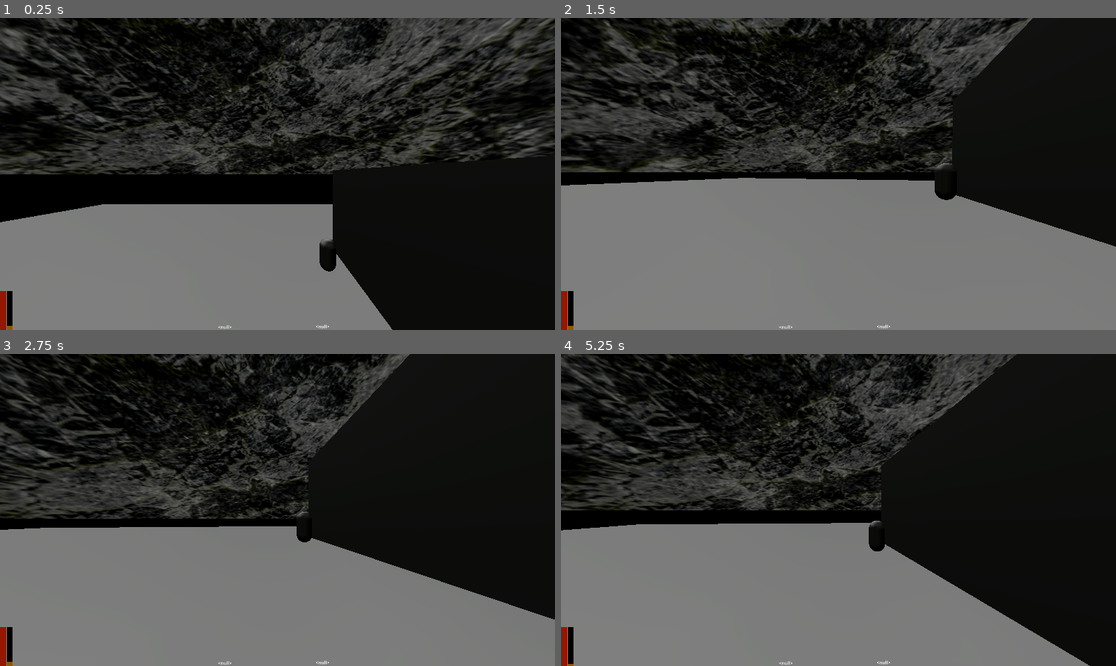
Above: before the commit, frames 1-4 (two rows, left to right).
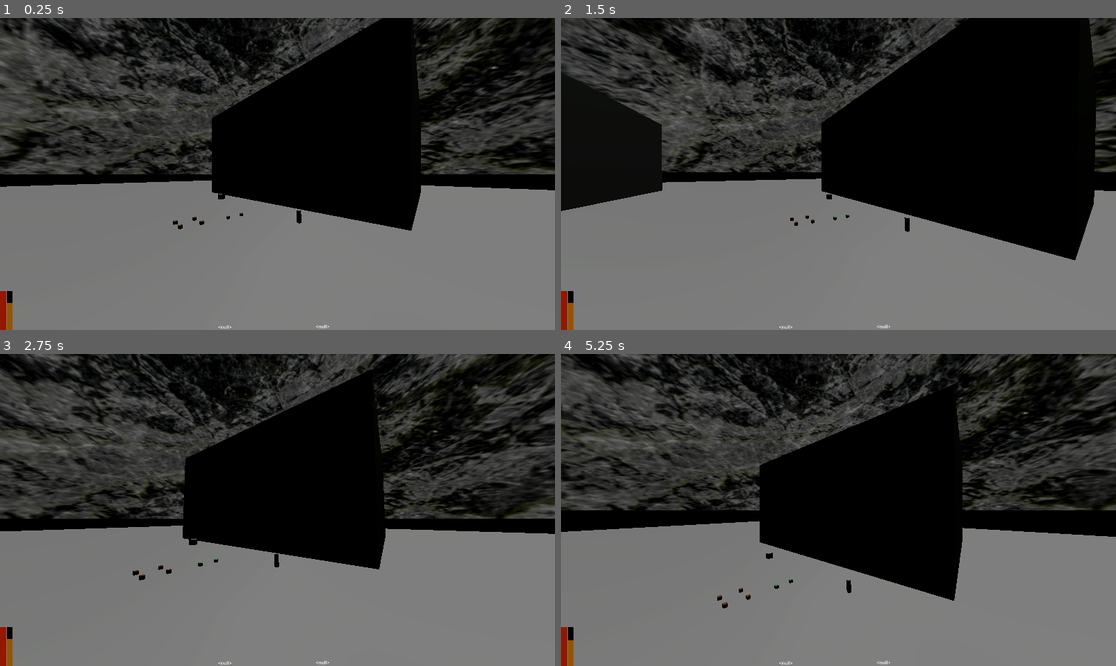
Above: after the commit, the same moments.

Repository: sharwenn-dev/debasement-game
Game: Godot game, scene res://test_world.tscn
Same seed, same stepped clock (60 frames per second), same inputs: the game is played once before the commit and once after it.
Inputs (mouse positions are in pixels of both pictures, inside the frame that each line leads up to):
- Up to frame 1 (0.25 s): no input
- Up to frame 2 (1.5 s): tap Enter (ui_accept) at 0.5, 0.77 s; move the mouse to (866, 174) at 0.52 s; hold Up (ui_up) from 0.53 s (still down); tap F (interact) at 0.6, 1.35 s; move the mouse to (810, 174) at 1.27 s
- Up to frame 3 (2.75 s): keep holding Up (ui_up); tap Enter (ui_accept) at 1.52 s; move the mouse to (288, 503) at 2.02 s; tap F (interact) at 2.1 s
- Up to frame 4 (5.25 s): keep holding Up (ui_up); move the mouse to (832, 516) at 2.77 s; tap F (interact) every 0.75 s from 2.85 to 5.1 s; tap Enter (ui_accept) at 3.02, 3.77, 4.52 s; move the mouse to (877, 513) at 3.52 s; move the mouse to (794, 506) at 4.27 s; move the mouse to (844, 510) at 5.02 s

The runs differ from the first frame. In frame 1, 47% of the frame differs, in the area x 0-100%, y 0-100%; in frame 2, 27%; in frame 3, 32%; in frame 4, 37%.

Commit message:
5/14 hitbox working, strange rotation experiments

Diff:
--- a/debase_player.tscn
+++ b/debase_player.tscn
@@ -51,7 +51,7 @@
 	\"max_health\": 50,
 	\"health\": 50,
 	\"max_hunger\": 100,
-	\"hunger\": 10,
+	\"hunger\": 70,
 	\"left\": null,
 	\"right\": null,
 	\"value_progs\": {
@@ -123,7 +123,6 @@
 	in_dialogue = true
 	dialogue_box.text = text_set[page]
 	dialogue_box.visible = true
-	#get_tree().paused = true
 
 func end_dialogue():
 	current_dialogue_set = null
@@ -136,17 +135,21 @@
 	in_dialogue = false
 	return
 
-func get_item(item, side):
+func get_item(item, side, rotation):
 	item.use_collision = false # probably change for type later
 	item.get_parent().remove_child(item)
 	side.add_child(item) #REMOVE PARENT, CHANGE PARENT
+	item.rotation = rotation
 	item.global_position = side.global_position
 
-func drop_item(item):
+func drop_item(item, rotation):
 	var point = floor_ray.get_collision_point()
+	var rand_rotate = randf()
 	item.get_parent().remove_child(item)
 	get_tree().get_root().add_child(item)
 	item.use_collision = true
+	rotation = rotation.normalized()
+	item.rotate_object_local(rotation, rand_rotate)
 	item.global_position = point
 	item.global_position.y += 0.05
 
@@ -158,10 +161,10 @@
 
 	if Input.is_action_just_pressed(\"drop_left\") and data.left != null \\
 	and is_on_floor():
-		drop_item(data.left)
+		drop_item(data.left, data.left.floor_rotation)
 	if Input.is_action_just_pressed(\"drop_right\") and data.right != null \\
 	and is_on_floor():
-		drop_item(data.right)
+		drop_item(data.right, data.right.floor_rotation)
 
 	$head/Camera3D/HUD/left_test.text = str(data.left)
 	$head/Camera3D/HUD/right_test.text = str(data.right)
@@ -182,9 +185,9 @@
 	elif hit and hit.is_in_group(\"Item\") and not in_dialogue:
 		can_pickup = true
 		if Input.is_action_just_pressed(\"left_click\") and data.left == null:
-			get_item(hit, left_node)
+			get_item(hit, left_node, hit.pickup_rotation)
 		elif Input.is_action_just_pressed(\"right_click\") and data.right == null:
-			get_item(hit, right_node)
+			get_item(hit, right_node, hit.pickup_rotation)
 	else:
 		can_interact = false
 		can_pickup = false
--- a/items/test_weapon.gd
+++ b/items/test_weapon.gd
@@ -5,16 +5,26 @@
 
 @onready var hitbox = preload("res://hit_box.tscn")
 
+var floor_rotation = Vector3(
+	randf_range(-PI, PI),
+	randf_range(-PI, PI), # THIS IS SO WEIRD
+	randf_range(-PI, PI)
+)
+var pickup_rotation = Vector3(0, 0, 0)
+
 var can_be_used = true
+
+func _ready() -> void:
+	rotation_degrees = floor_rotation
 
 func activate():
 	can_be_used = false
 	#data.hunger = clamp(data.hunger + 20, 0, data.max_hunger)
 	#queue_free()
 	var hitbox_instance = hitbox.instantiate()
+	player.hitbox_pos.add_child(hitbox_instance)
 	hitbox_instance.damage = 50
 	hitbox_instance.global_position = player.hitbox_pos.global_position
-	player.hitbox_pos.add_child(hitbox_instance)
 	var timer = get_tree().create_timer(0.1)
 	await timer.timeout
 	hitbox_instance.queue_free()
--- a/items/test_weapon.tscn
+++ b/items/test_weapon.tscn
@@ -3,7 +3,7 @@
 [ext_resource type="Script" uid="uid://vqwar0qdjkwk" path="res://items/test_weapon.gd" id="1_p266q"]
 
 [node name="test_weapon" type="CSGBox3D" groups=["Item"]]
-transform = Transform3D(1, 0, 0, 0, 1, 0, 0, 0, 1, 0, 0.503021, 0)
+transform = Transform3D(1, 0, 0, 0, -4.37114e-08, -1, 0, 1, -4.37114e-08, 0, 0.503021, 0)
 use_collision = true
 collision_layer = 2
 size = Vector3(0.1, 0.69303, 0.1)
--- a/test_world.tscn
+++ b/test_world.tscn
@@ -50,7 +50,7 @@
 size = Vector3(67.3447, 0.350708, 71.8037)
 
 [node name="debase_player" parent="." instance=ExtResource("2_1lwx6")]
-transform = Transform3D(1, 0, 0, 0, 1, 0, 0, 0, 1, 1.37611, 5.80487, -4.52524)
+transform = Transform3D(-0.692458, 0, 0.721458, 0, 1, 0, -0.721458, 0, -0.692458, -4.12876, 1.28702, -2.24763)
 
 [node name="CSGBox3D3" type="CSGBox3D" parent="."]
 transform = Transform3D(1, 0, 0, 0, 1, 0, 0, 0, 1, 9.2213, 3.35481, 12.5526)
@@ -96,4 +96,4 @@
 dialogue = ["GURT", "GURT: YO", "NO DIALOGUE"]
 
 [node name="test_weapon" parent="." instance=ExtResource("7_kt6p6")]
-transform = Transform3D(1, 0, 0, 0, 1, 0, 0, 0, 1, -8.0881, 0.55254, 0.942861)
+transform = Transform3D(1, 0, 0, 0, -4.37114e-08, -1, 0, 1, -4.37114e-08, -8.24763, 0.246489, 0.67165)
